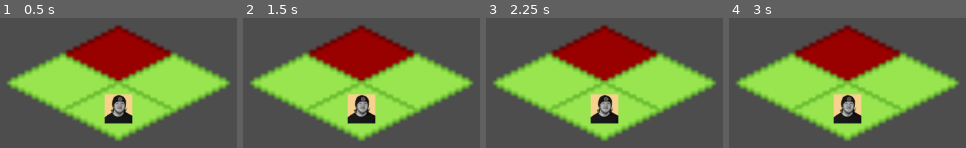
Above: before the commit, frames 1-4 (left to right).
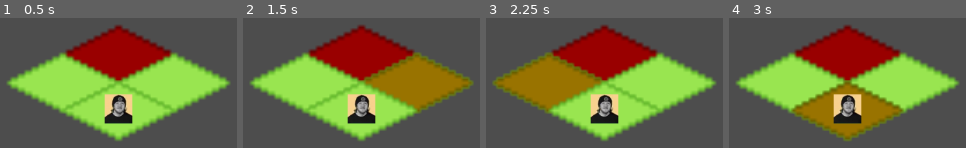
Above: after the commit, the same moments.

Repository: ckuras/GMTK-2023-Fire-Fighter
Game: Godot game, scene res://Scenes/main.tscn
The game is run twice, just before and just after one commit, with the same random seed, the same clock (stepped at 60 frames per second) and the same inputs.
Inputs (mouse positions are in pixels of both pictures, inside the frame that each line leads up to):
- Up to frame 1 (0.5 s): no input
- Up to frame 2 (1.5 s): tap Enter at 0.5 s; move the mouse to (361, 53) at 0.52 s; click (361, 53) at 0.67 s; tap Space at 1.25 s; move the mouse to (416, 81) at 1.27 s; click (416, 81) at 1.42 s
- Up to frame 3 (2.25 s): tap Enter at 2 s; move the mouse to (549, 81) at 2.02 s; click (549, 81) at 2.17 s
- Up to frame 4 (3 s): tap Space at 2.75 s; move the mouse to (847, 109) at 2.77 s; click (847, 109) at 2.92 s

Frame 1 is identical in both runs. In frame 2, 11% of the frame differs, in the area x 51-98%, y 26-74%; in frame 3, 11%, in the area x 2-49%, y 26-74%; in frame 4, 9.4%.

Commit message:
Add hober

Diff:
--- a/Scenes/tile.tscn
+++ b/Scenes/tile.tscn
@@ -11,6 +11,12 @@
 script = ExtResource("1_ulwfg")
 
 [node name="Sprite" type="Sprite2D" parent="."]
+position = Vector2(0, 8)
+texture = ExtResource("1_bxljw")
+
+[node name="Hover" type="Sprite2D" parent="."]
+visible = false
+modulate = Color(1, 0.501961, 0, 1)
 position = Vector2(0, 8)
 texture = ExtResource("1_bxljw")
 
--- a/Scripts/tile.gd
+++ b/Scripts/tile.gd
@@ -90,10 +90,12 @@
 func _on_mouse_entered():
 	print("mouse entered: ", tile_id)
 	mouse_over = true
+	$Hover.show()
 
 func _on_mouse_exited():
 	print("mouse exited: ", tile_id)
 	mouse_over = false
+	$Hover.hide()
 
 func _unhandled_input(event):
 	if event is InputEventMouseButton:
